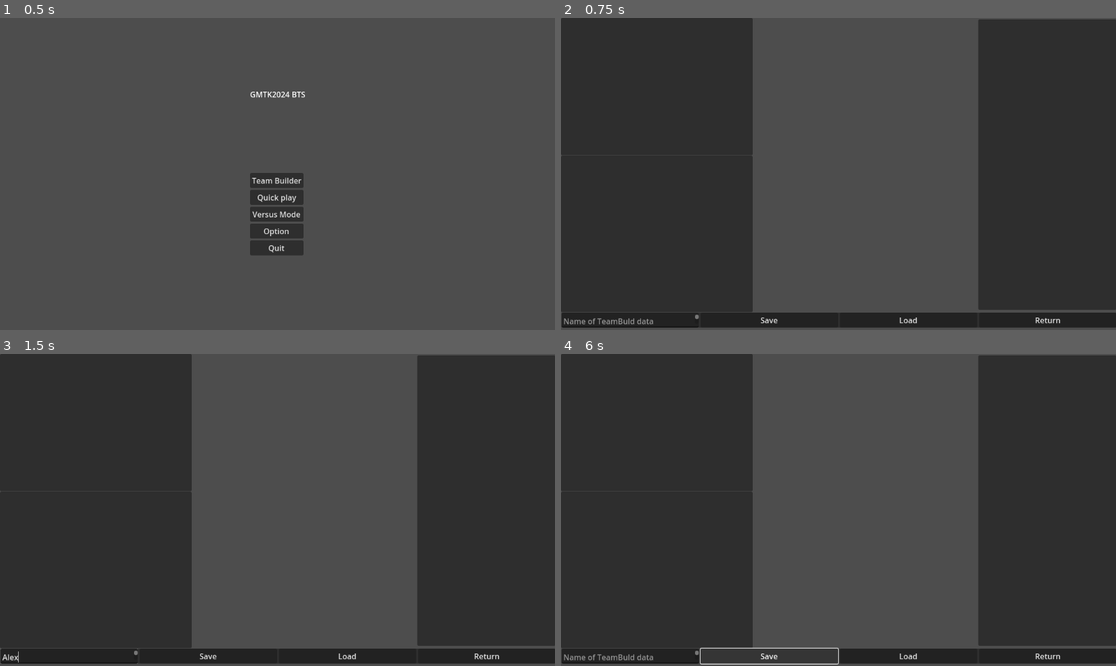
Above: before the commit, frames 1-4 (two rows, left to right).
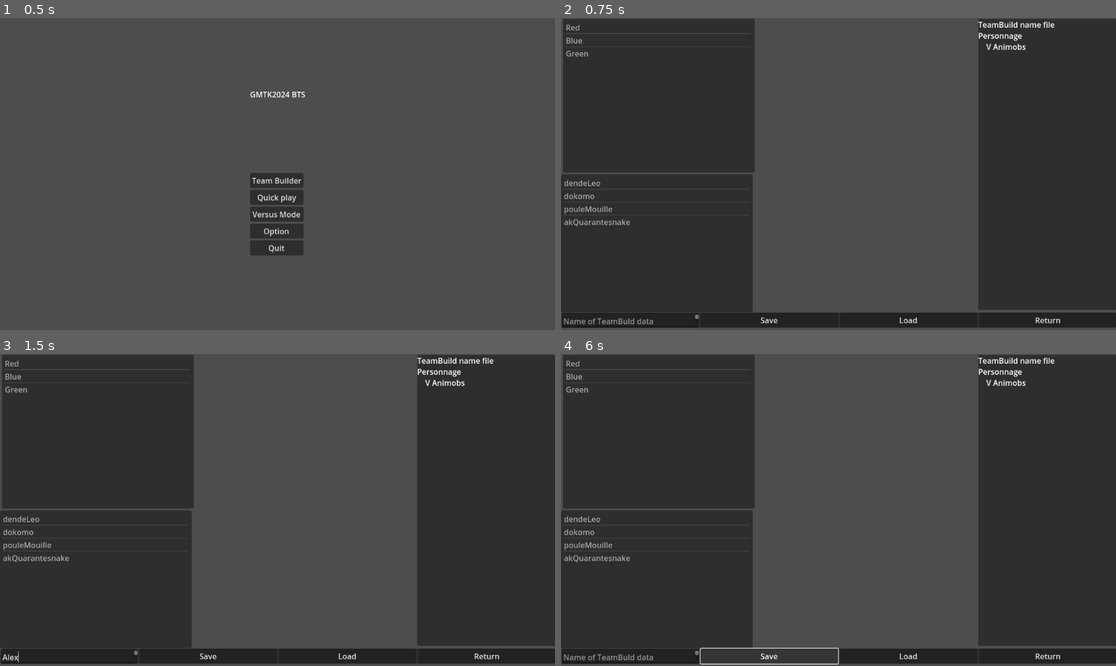
Above: after the commit, the same moments.

Repository: sassani134/GMTK2024_BTS
Game: Godot game, scene res://Scenes/start_scene.tscn
Same seed, same stepped clock (60 frames per second), same inputs: the game is played once before the commit and once after it.
Inputs (mouse positions are in pixels of both pictures, inside the frame that each line leads up to):
- Up to frame 1 (0.5 s): no input
- Up to frame 2 (0.75 s): click "Team Builder" at 0.5 s
- Up to frame 3 (1.5 s): click (66, 656) at 1.27 s; type "Alex" at 1.35 s
- Up to frame 4 (6 s): click "Return" at 2 s; click "Quick play" at 2.75 s; click "Quick play" at 3.5 s; click "Versus Mode" at 4.25 s; click "Team Builder" at 5 s; click "Save" at 5.75 s

Frame 1 is identical in both runs. In frame 2, 1.4% of the frame differs, in the area x 0-89%, y 0-67%; in frame 3, 1.4%; in frame 4, 1.4%.
Error in both runs: Attempt to call function 'list_dir_begin' in base 'null instance' on a null instance. (res://Scripts/item_list_character.gd:7)

Commit message:
Prototyping the save system - rearange layout - Add items to item list - change final item list to a preview of load or save

Diff:
--- a/Scenes/team_build_scene.tscn
+++ b/Scenes/team_build_scene.tscn
@@ -16,24 +16,35 @@
 
 [node name="ItemListCharacter" type="ItemList" parent="."]
 layout_mode = 1
-offset_right = 398.0
-offset_bottom = 285.0
+offset_left = 4.0
+offset_top = 2.0
+offset_right = 402.0
+offset_bottom = 321.0
+item_count = 3
+item_0/text = "Red"
+item_1/text = "Blue"
+item_2/text = "Green"
 script = ExtResource("1_q1l3r")
 
 [node name="Panel" type="Panel" parent="ItemListCharacter"]
 layout_mode = 0
 offset_left = 399.0
 offset_right = 863.0
-offset_bottom = 283.0
+offset_bottom = 316.0
 
 [node name="ItemListAnimob" type="ItemList" parent="."]
 layout_mode = 1
 anchors_preset = 9
 anchor_bottom = 1.0
-offset_top = 286.0
+offset_top = 325.0
 offset_right = 398.0
 offset_bottom = -37.0
 grow_vertical = 2
+item_count = 4
+item_0/text = "dendeLeo"
+item_1/text = "dokomo"
+item_2/text = "pouleMouille"
+item_3/text = "akQuarantesnake"
 script = ExtResource("1_xd08l")
 
 [node name="TabContainer" type="TabBar" parent="ItemListAnimob"]
@@ -41,20 +52,31 @@
 offset_left = 401.0
 offset_top = -1.0
 offset_right = 864.0
-offset_bottom = 320.0
+offset_bottom = 237.0
 
 [node name="Panel" type="Panel" parent="ItemListAnimob/TabContainer"]
 layout_mode = 2
 anchor_right = 1.0
 anchor_bottom = 1.0
-offset_top = 31.0
+offset_top = 4.0
+offset_bottom = 44.0
 
-[node name="ItemListFinal" type="ItemList" parent="."]
+[node name="ItemListFinal" type="Panel" parent="."]
 layout_mode = 0
 offset_left = 866.0
-offset_top = 3.0
+offset_top = 2.0
 offset_right = 1153.0
 offset_bottom = 606.0
+
+[node name="RichTextLabel" type="RichTextLabel" parent="ItemListFinal"]
+layout_mode = 0
+offset_right = 285.0
+offset_bottom = 601.0
+text = "TeamBuild name file
+Personnage
+	V Animobs
+
+		"
 
 [node name="PanelContainerSaveBottom" parent="." instance=ExtResource("3_it8js")]
 layout_mode = 1
